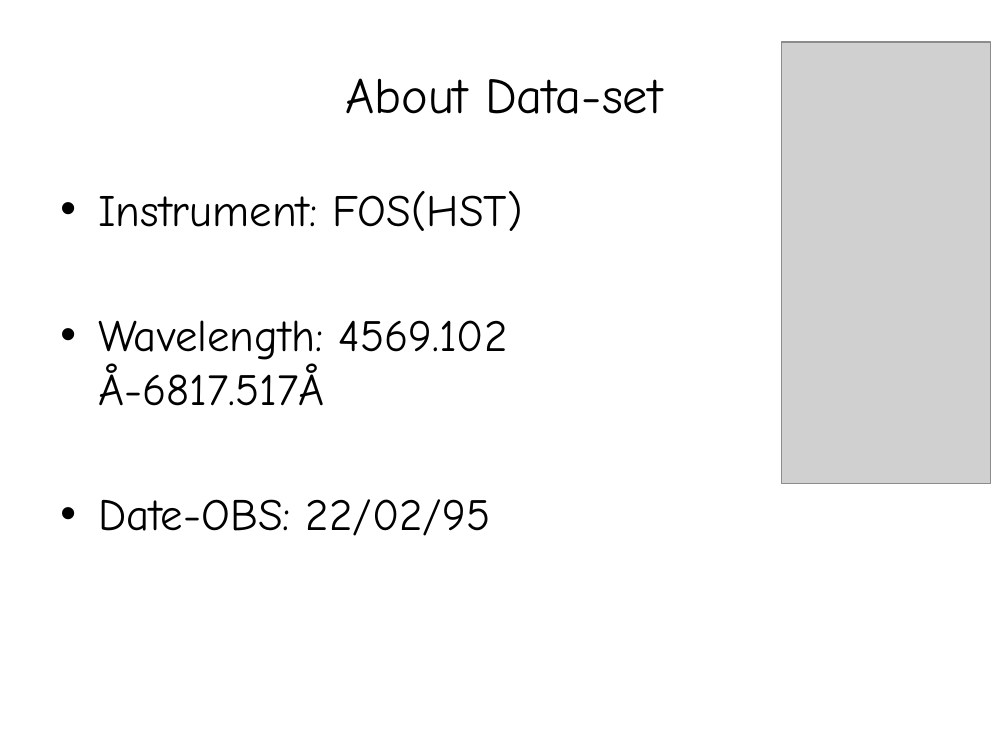
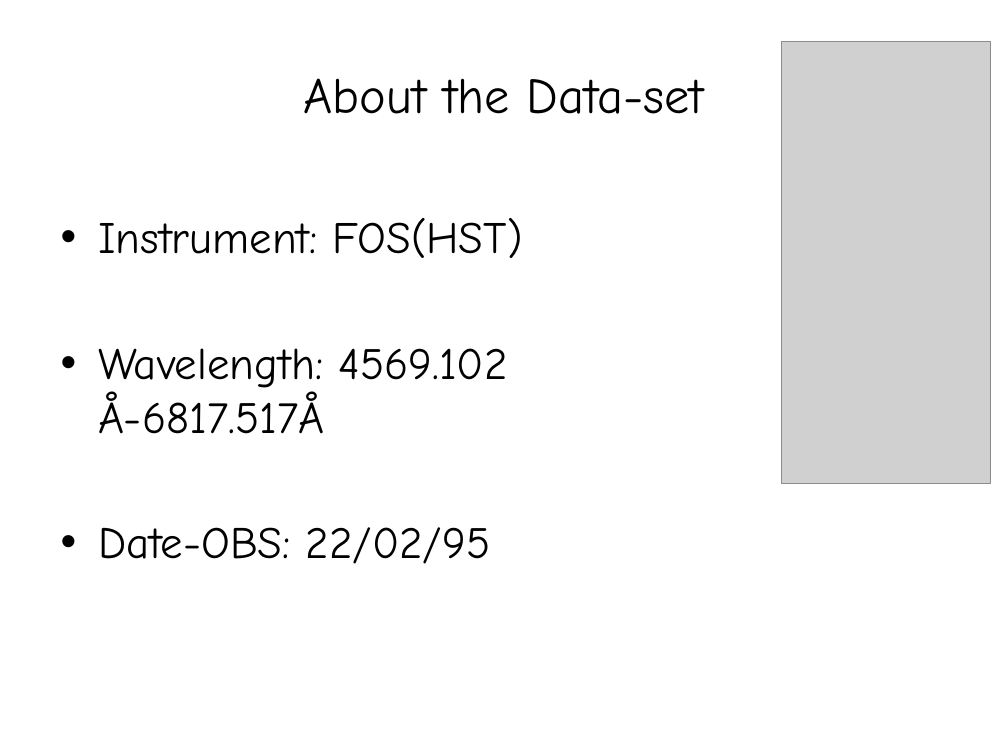
Before and after one commit to vaammpyy/M31-Spectra-Analysis, a slide deck: slide 9 of M31 Report.pptx. Drawn at 1008x756 pixels with LibreOffice and Linux fonts; fonts in the diff are those of the drawing; grey boxes stand for pictures. Boxes give left, top, right and bottom in pixels: in the first picture for what was removed or moved away, otherwise in the second. Text is boxed around its words. In the diff, an @@ line names an element or a change of style, - is before the commit and + after.

```diff
--- a/M31 Report.pptx
+++ b/M31 Report.pptx
@@ text at (303,78,704,114): text changed @@
-About Data-set
+About the Data-set
@@ text "Instrument: FOS(HST)": place and size @@
-text "Instrument: FOS(HST)" at (98,191,523,536)
+text "Instrument: FOS(HST)" at (98,218,523,564)
```
Also in this commit, not shown: 12 other slides changed, 1 slide added.
